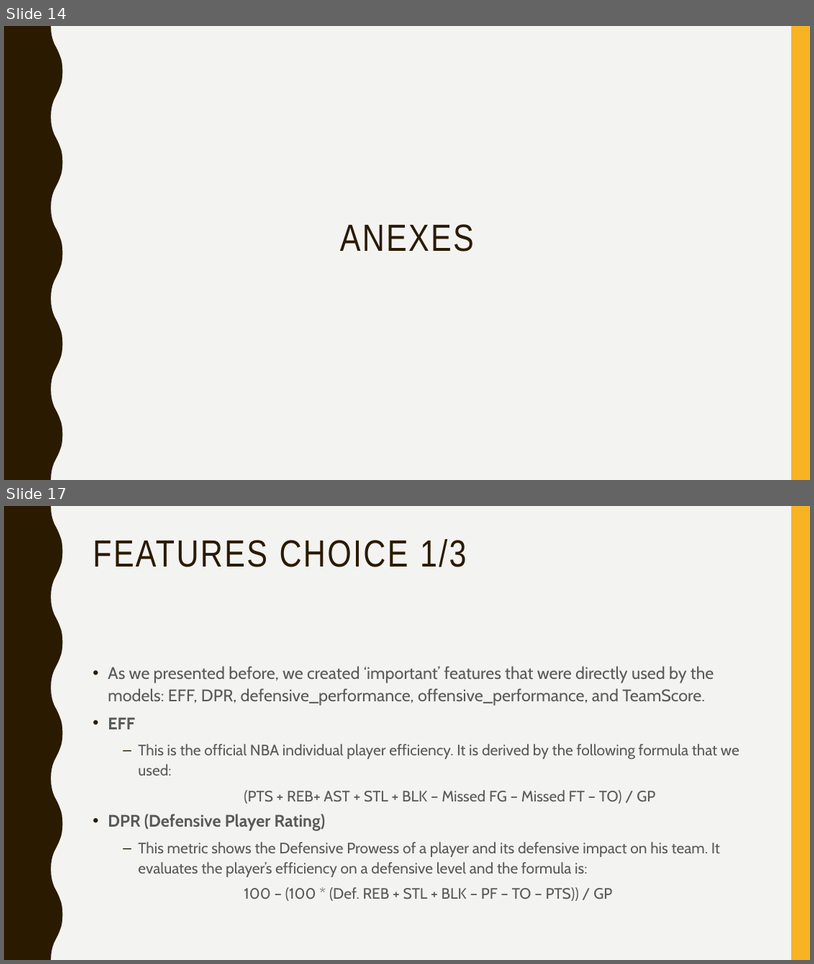
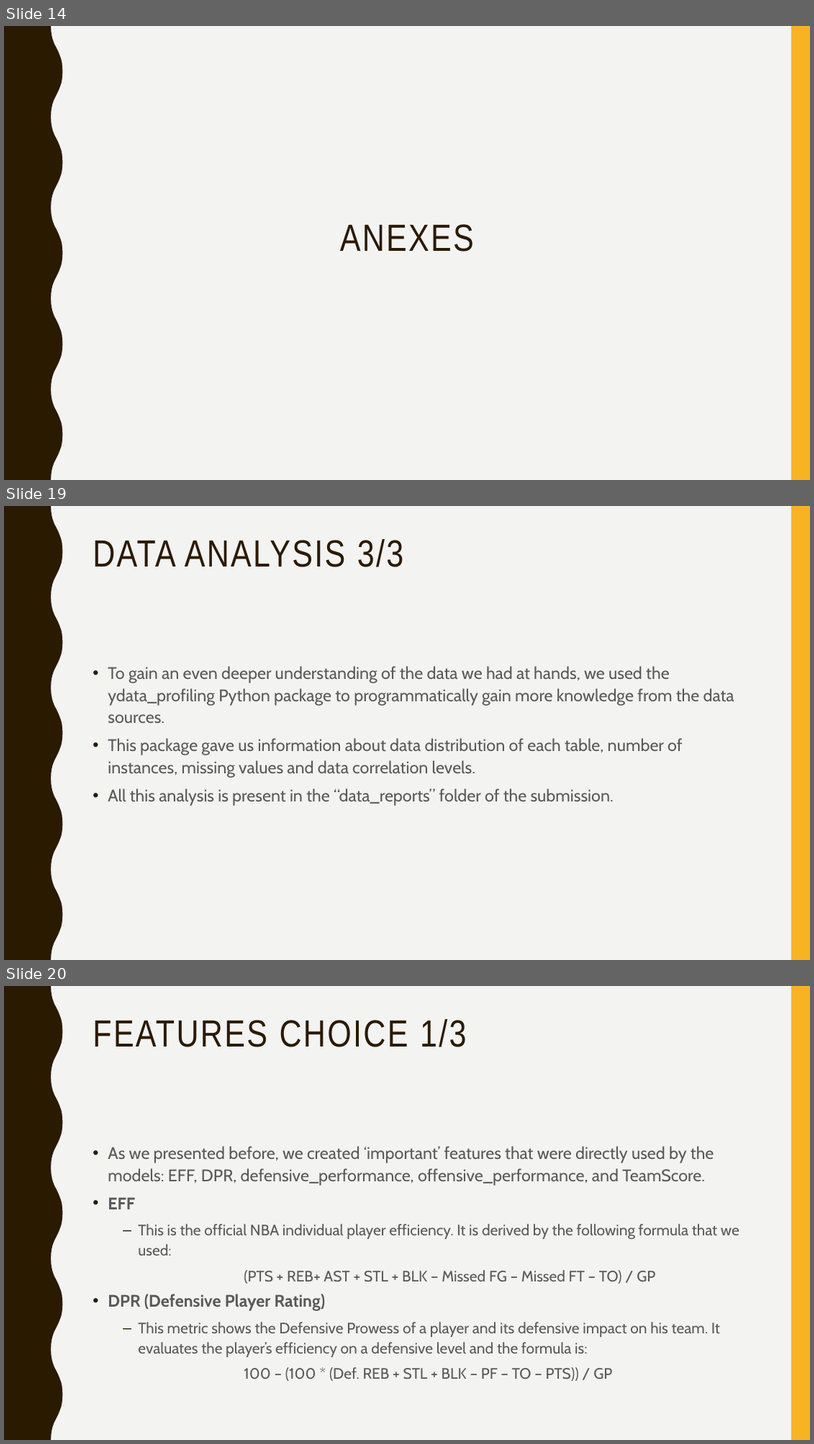
Before and after one commit to afs202005277/AC, a slide deck: ppt projeto.pptx. Shown one above the other, each under a label of ours: slides 14 and 17 before the commit, slides 14, 19 and 20 after it; the slides between them are not shown. The pictures are 814x964 and 814x1444 pixels, drawn with LibreOffice and Linux fonts; fonts in the diff are those of the drawing. Boxes give left, top, right and bottom in pixels: in the first picture for what was removed or moved away, otherwise in the second. Text is boxed around its words. In the diff, an @@ line names an element or a change of style, - is before the commit and + after.

```diff
--- a/ppt projeto.pptx
+++ b/ppt projeto.pptx
@@ slide 19 added at <box>4,506,810,960</box>, background #F3F3F2; not listed: 2 template elements that a slide beside it also shows @@
@@ title added at <box>93,539,404,567</box>, 45 pt, text #2A1A00 @@
+DATA ANALYSIS 3/3
@@ text added at <box>108,666,735,806</box>, 20 pt, text #595959 @@
+• To gain an even deeper understanding of the data we had at hands, we used the ydata_profiling Python package to programmatically gain more knowledge from the data sources.
+• This package gave us information about data distribution of each table, number of instances, missing values and data correlation levels.
+• All this analysis is present in the “data_reports” folder of the submission.
@@ what was slide 17 is now slide 20 @@
```
Also in this commit, not shown: 3 slides changed, 2 other slides added.
